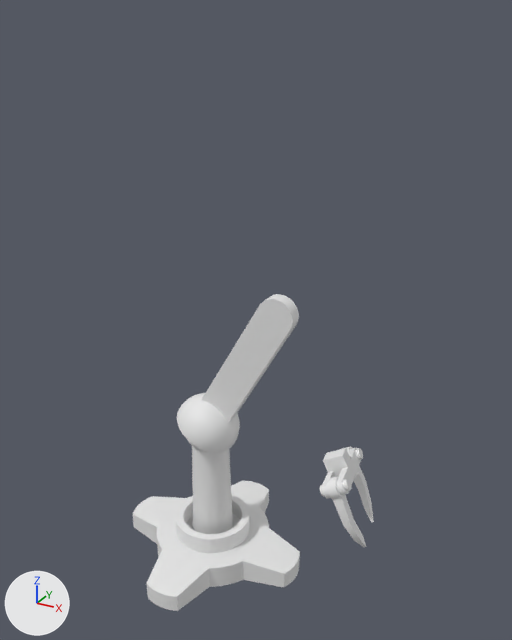
Two versions of the Blender file Hard Surface Modeling/Robots/rk_art_mecha_arm.blend, one commit apart.
Both versions are drawn from a 50 mm camera at (5.55, -8.5, 8.88) aimed at (0.77, 0.18, 4.54). Arrows for +X, +Y and +Z are at lower left; the lights stay in place.

Objects in the first picture: '2nd_Lower_base.001', 'Claw_Base.001', 'Left_Claw.001', 'Lower_base.001', 'Right_Claw.001'.
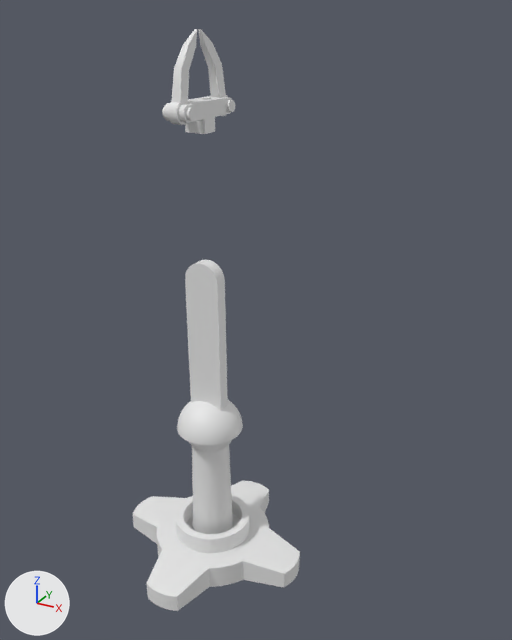
ob_2nd_upper_base_001 is not drawn itself; it is the parent of ob_claw_base_001.

What changed in the scene script:
```text
Change ob_2nd_lower_base_001:
    ob_2nd_lower_base_001.rotation_euler: (0.0, 0.519, 0.0) -> (0.0, -0.00493, 0.0)  # degrees (0, 30, 0) -> degrees (0, -0.3, 0)
Change ob_2nd_upper_base_001:
    ob_2nd_upper_base_001.rotation_euler: (0.0, 2.152, 0.0) -> (0.0, 0.0052, 0.0)  # degrees (0, 123, 0) -> degrees (0, 0.3, 0)
Change ob_claw_base_001:
    ob_claw_base_001.rotation_euler: (0.0, 0.0, 1.365) -> (0.0, 0.0, 1.54)  # degrees (0, 0, 78) -> degrees (0, 0, 88)
Change ob_right_claw_001:
    ob_right_claw_001.rotation_euler: (0.0, 0.0873, 0.0) -> (0.0, -0.169, 0.0)  # degrees (0, 5, 0) -> degrees (0, -9.7, 0)
Change ob_left_claw_001:
    ob_left_claw_001.rotation_euler: (0.0, -0.0873, 0.0) -> (0.0, 0.212, 0.0)  # degrees (0, -5, 0) -> degrees (0, 12, 0)
```

Boxes [x1, y1, x2, y2] around the edits, measured in the pictures (512 x 640 px):
'2nd_Lower_base.001', turned
    before: [177, 294, 299, 452]
    after: [177, 260, 243, 445]
'Claw_Base.001', turned
    before: [322, 448, 361, 499]
    after: [164, 96, 232, 134]
'Left_Claw.001', turned
    before: [320, 477, 366, 547]
    after: [162, 29, 197, 125]
'Right_Claw.001', turned
    before: [342, 446, 374, 522]
    after: [198, 29, 235, 116]
